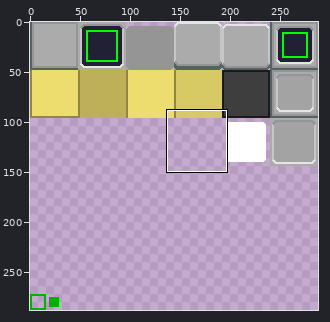
Pixel-art file: assets/style.aseprite. Above: a wide view before the commit, with the close-up outlined.
Close-up. Before the edit:
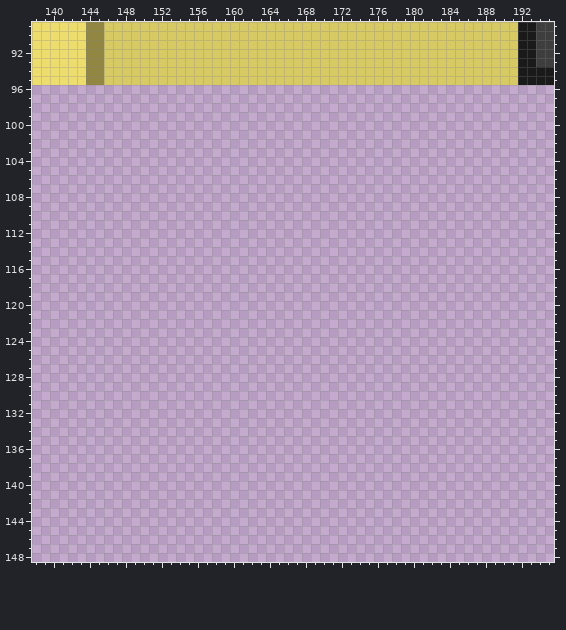
288x288 pixels, 1 frame. Shown: x 138..195, y 89..148.
And afterwards:
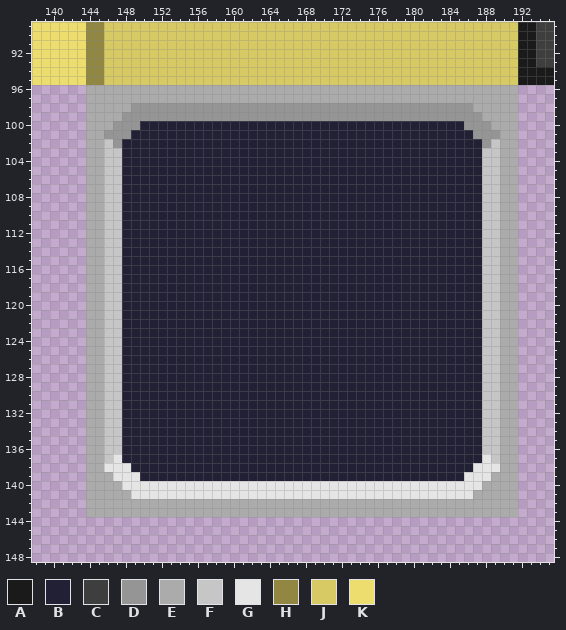
Palette (. is transparent): A #1a1a1a  B #222034  C #3e3e3e  D #959595  E #ababab  F #c6c6c6  G #e5e5e5  H #918743  J #d7c964  K #eddd6e
Difference:
Colour B is added in row 100 at x 150 to 185; in row 101 at x 149 to 186; in rows 102 to 137 at x 148 to 187; in row 138 at x 149 to 186; in row 139 at x 150 to 185.
Colour D is added in row 98 at x 149 to 186; in row 99 at x 148 to 187; in row 100 at x 147 to 149 and 186 to 188; in row 101 at x 146 to 148 and 187 to 189; in row 102 at x 147 and 188.
Colour E is added in rows 96 to 97 at x 144 to 191; in row 98 at x 144 to 148 and 187 to 191; in row 99 at x 144 to 147 and 188 to 191; in row 100 at x 144 to 146 and 189 to 191; in rows 101 to 138 at x 144 to 145 and 190 to 191; in row 139 at x 144 to 146 and 189 to 191.
Colour E is added in row 140 at x 144 to 147 and 188 to 191; in row 141 at x 144 to 148 and 187 to 191; in rows 142 to 143 at x 144 to 191.
Colour F is added in row 102 at x 146 and 189; in rows 103 to 136 at x 146 to 147 and 188 to 189; in row 137 at x 146 and 189.
Colour G is added in row 137 at x 147 and 188; in row 138 at x 146 to 148 and 187 to 189; in row 139 at x 147 to 149 and 186 to 188; in row 140 at x 148 to 187; in row 141 at x 149 to 186.
Boxes around the changes in both close-ups, in picture pixels (x1, y1, x2, y2):
added: (86, 85, 518, 517)
